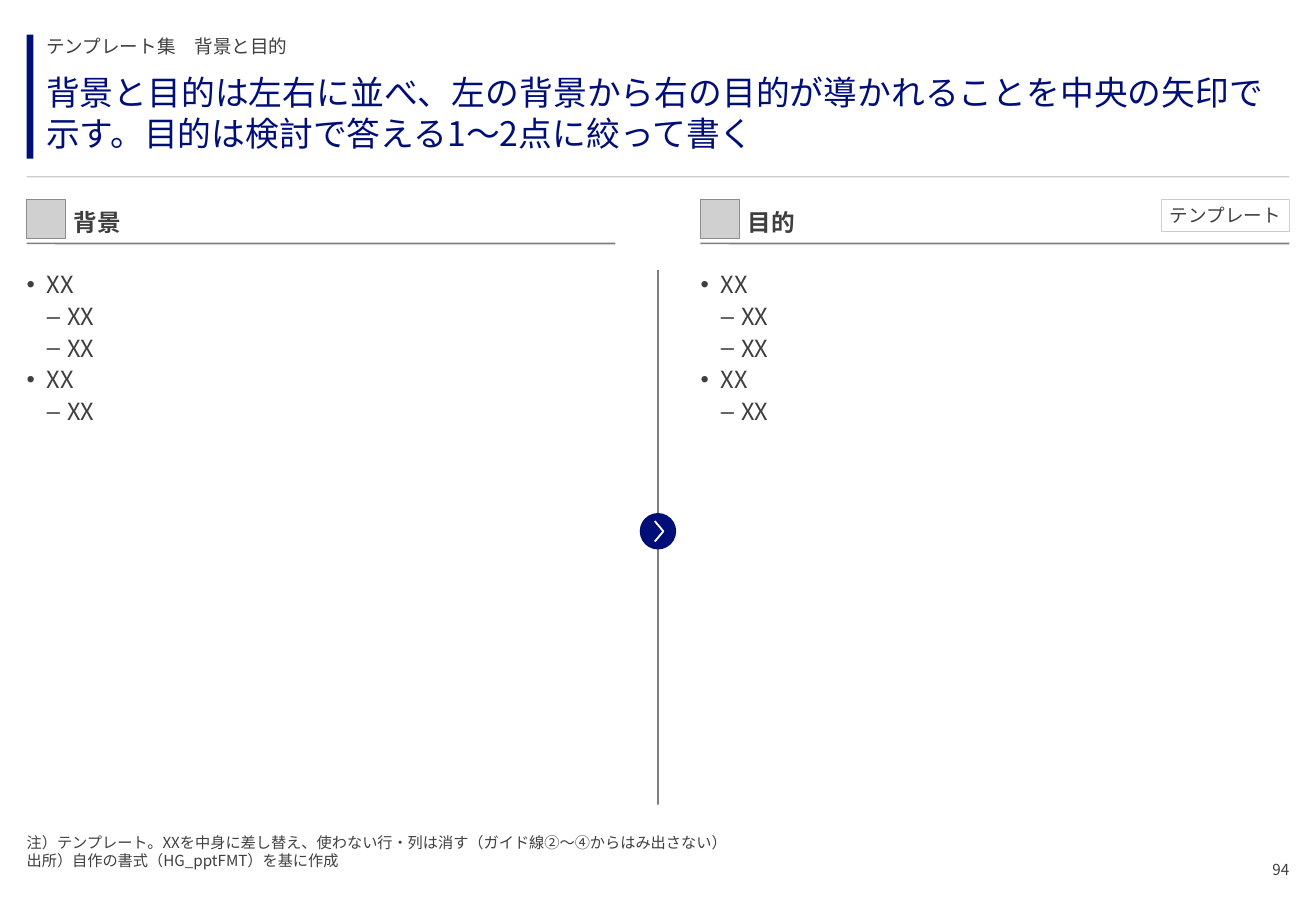
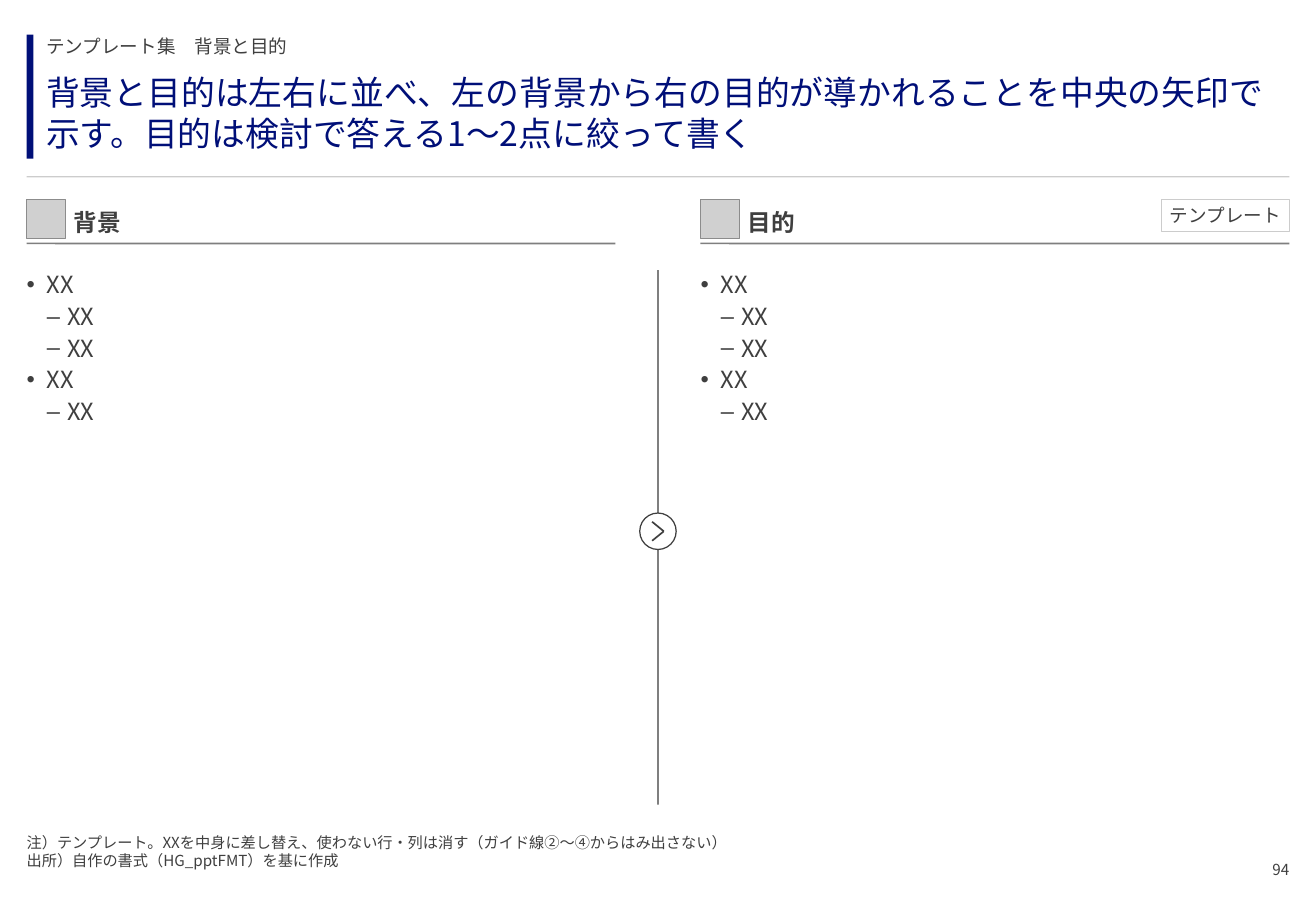
Before and after one commit to GontaHH/slide_builder, a slide deck: slide 94 of patterns/pattern-deck.pptx. Drawn at 1316x911 pixels with LibreOffice and Linux fonts; fonts in the diff are those of the drawing; grey boxes stand for pictures. Boxes give left, top, right and bottom in pixels: in the first picture for what was removed or moved away, otherwise in the second. Text is boxed around its words. In the diff, an @@ line names an element or a change of style, - is before the commit and + after.

```diff
--- a/patterns/pattern-deck.pptx
+++ b/patterns/pattern-deck.pptx
@@ ellipse at bbox=[640, 513, 677, 549]: fill #000F78 to #FFFFFF; outline none to #3F3F3F 0.75 pt @@
@@ line added from (653, 523) to (663, 531), #3F3F3F 1 pt @@
@@ line added from (663, 531) to (653, 541), #3F3F3F 1 pt @@
@@ freeform shape removed at bbox=[655, 521, 663, 542] @@
```
Also in this commit, not shown: 78 other slides changed, 16 other files.
